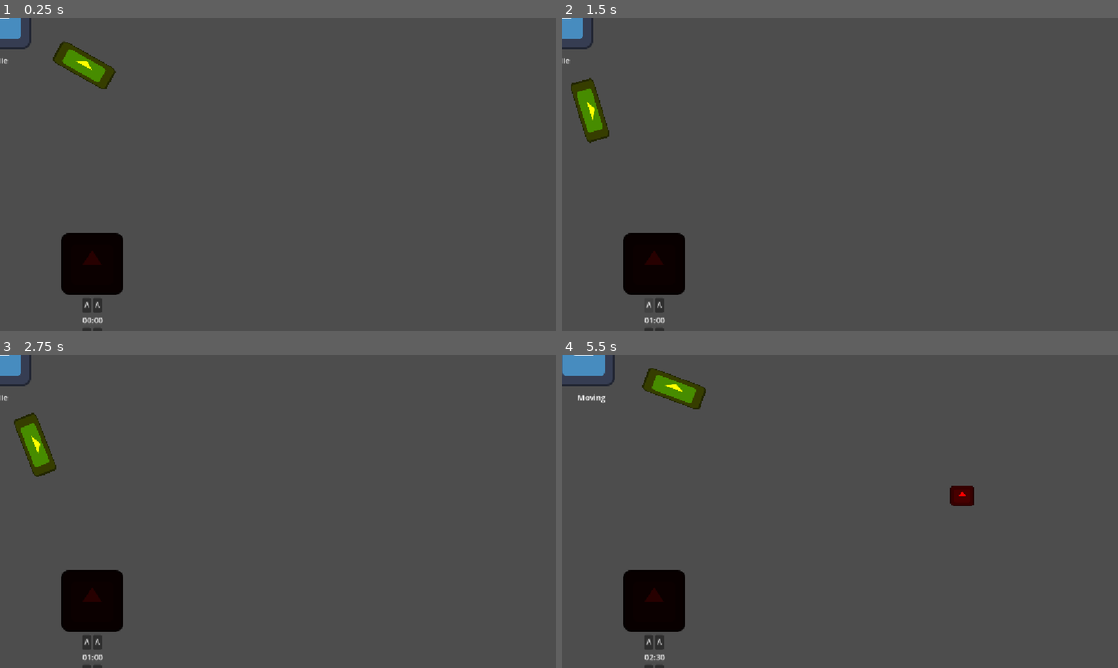
Above: before the commit, frames 1-4 (two rows, left to right).
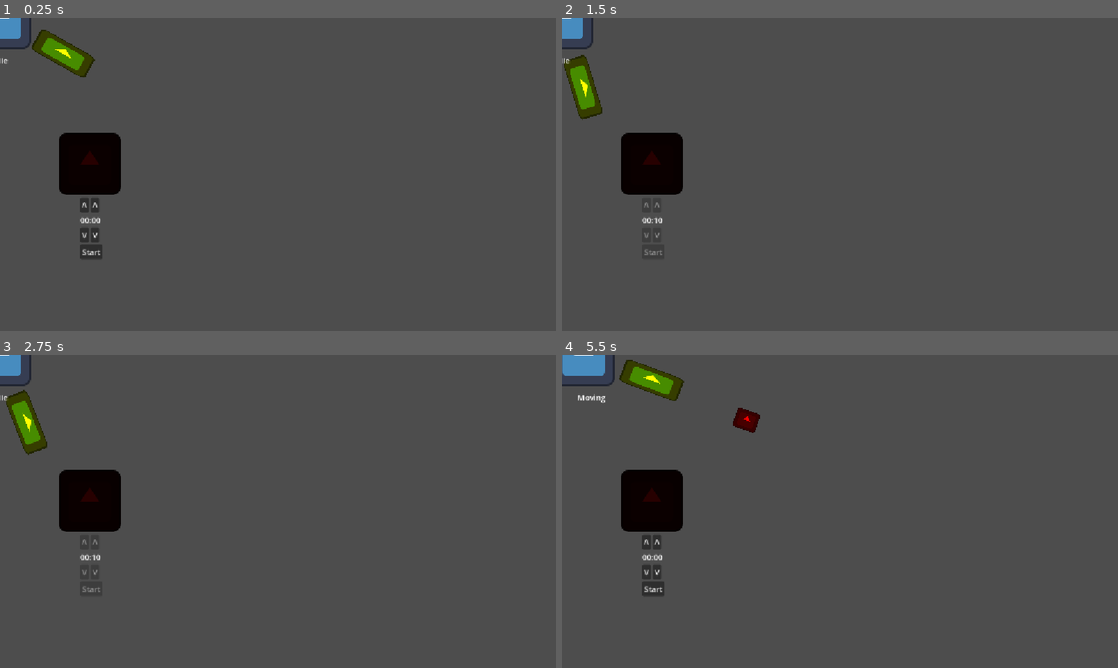
Above: after the commit, the same moments.

Repository: bugybon/chaotic-business-gamejam
Game: Godot game, scene res://scenes/kitchen.tscn
The game is run twice, just before and just after one commit, with the same random seed, the same clock (stepped at 60 frames per second) and the same inputs. The project has no main scene, so this scene is started directly. The engine's default icon, where the game draws it, is replaced by a stand-in: a white triangle on a blue panel in a dark square.
Inputs (mouse positions are in pixels of both pictures, inside the frame that each line leads up to):
- Up to frame 1 (0.25 s): no input
- Up to frame 2 (1.5 s): click (650, 252) at 0.5 s, where only the run after the commit has a clickable "Start"; click (650, 305) at 1.25 s, where only the run before the commit has a clickable "V"
- Up to frame 3 (2.75 s): click (88, 589) at 2 s, where only the run after the commit has a clickable "Start"
- Up to frame 4 (5.5 s): click (662, 642) at 2.75 s, where only the run before the commit has a clickable "V"; click "V" at 3.5 s; click "V" at 4.25 s; tap Enter at 5 s; move the mouse to (962, 495) at 5.02 s; hold D (right) from 5.03 s (still down); right-click (962, 495) at 5.1 s

The runs differ from the first frame. In frame 1, 5.6% of the frame differs, in the area x 5-23%, y 3-100%; in frame 2, 5.4%; in frame 3, 5.5%; in frame 4, 6.2%, in the area x 10-75%, y 1-100%.

Commit message:
fixed gun rotating inwards

Diff:
--- a/objects/player.tscn
+++ b/objects/player.tscn
@@ -14,10 +14,12 @@
 
 [node name="Player" type="CharacterBody2D" unique_id=1804814031]
 script = ExtResource("1_3rerk")
+speed = null
 weapon_distance = 200.0
 max_health = 20
 
 [node name="Weapon" parent="." unique_id=1968143525 instance=ExtResource("2_3rfka")]
+position = Vector2(73, -5)
 
 [node name="Sprite2D" type="Sprite2D" parent="." unique_id=1267373887]
 texture = ExtResource("6_3nfmf")
--- a/objects/weapon.tscn
+++ b/objects/weapon.tscn
@@ -52,9 +52,6 @@
 [node name="Marker2D" type="Marker2D" parent="." unique_id=1181387520]
 position = Vector2(64, 3)
 
-[node name="RayCast2D" type="RayCast2D" parent="." unique_id=1934688693]
-target_position = Vector2(128, 0)
-
 [node name="AnimationPlayer" type="AnimationPlayer" parent="." unique_id=1913558726]
 libraries/ = SubResource("AnimationLibrary_py1eh")
 
--- a/scenes/kitchen.tscn
+++ b/scenes/kitchen.tscn
@@ -8,9 +8,11 @@
 [node name="Kitchen" type="Node2D" unique_id=512525790]
 
 [node name="Player" parent="." unique_id=1804814031 instance=ExtResource("1_2b6py")]
+speed = 100
+weapon_distance = 150.0
 
 [node name="Grill" parent="." unique_id=914360036 instance=ExtResource("1_7ilqw")]
-position = Vector2(191, 509)
+position = Vector2(186, 302)
 
 [node name="StaticBody2D" type="StaticBody2D" parent="." unique_id=1454758829]
 position = Vector2(565, 476)
--- a/scripts/grill.gd
+++ b/scripts/grill.gd
@@ -44,7 +44,7 @@
 func _on_start_button_start_cooking() -> void:
 	timer.start(cooktime/10)
 	cooking = true
-	food.start_cooking()
+	if food != null: food.start_cooking()
 	disable_buttons(true)
 
 
--- a/scripts/player.gd
+++ b/scripts/player.gd
@@ -37,5 +37,4 @@
 
 	var mouse_direction:Vector2 = weapon_pivot.global_position.direction_to(get_global_mouse_position())
 	weapon.global_position = weapon_pivot.global_position + mouse_direction * weapon_distance
-	print(weapon_pivot.global_position, global_position)
-	weapon.look_at(get_global_mouse_position())
+	weapon.rotation = mouse_direction.angle()
--- a/scripts/weapon.gd
+++ b/scripts/weapon.gd
@@ -3,6 +3,7 @@
 var area_instance
 signal attack_finished
 @onready var animation_player: AnimationPlayer = $AnimationPlayer
+@onready var marker_2d: Marker2D = $Marker2D
 
 func _ready() -> void:
 	area_effect = preload("res://objects/weapon_projectile.tscn")
@@ -10,8 +11,9 @@
 func ranged_attack_animation() -> void:
 	animation_player.play("ranged_attack")
 	area_instance = area_effect.instantiate()
-	area_instance.position = get_global_mouse_position()
 	get_tree().current_scene.add_child(area_instance)
+	area_instance.global_position = marker_2d.global_position
+	area_instance.rotation = rotation
 
 
 func _on_animation_player_animation_finished(anim_name: StringName) -> void:
--- a/scripts/weapon_projectile.gd
+++ b/scripts/weapon_projectile.gd
@@ -1,6 +1,6 @@
 extends Area2D
 @export var damage:int = 0
-@export var speed:float = 5.0
+@export var speed:float = 500.0
 var max_distance:float = 1000.0
 var distance:float = 0.0
 # Called when the node enters the scene tree for the first time.
@@ -8,8 +8,8 @@
 	pass
 
 func _physics_process(delta: float) -> void:
-	distance = delta * speed
-
+	distance += delta * speed
+	position += delta * speed * transform.x
 	if max_distance < distance:
 		queue_free()
 
